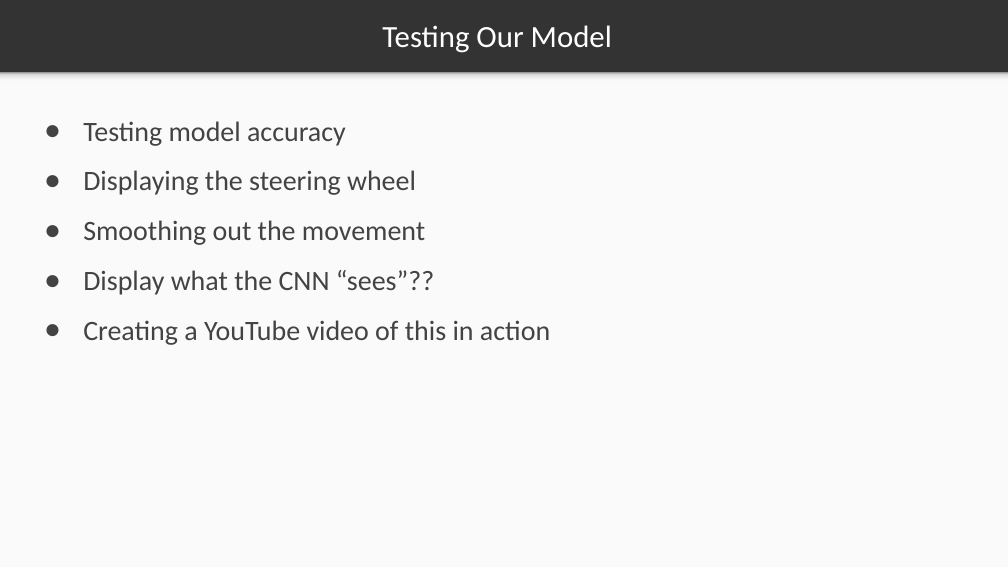
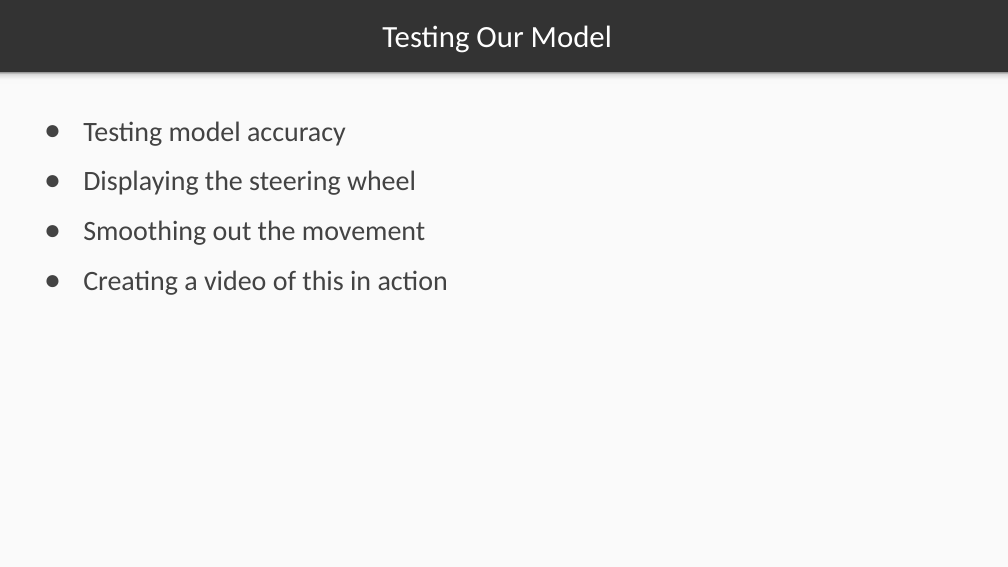
Before and after one commit to markstrefford/1.-Learning-Python-AI-by-Example, a slide deck: slide 22 of 4. Predicting the steering angle of a car/Slides/4.1.pptx. Drawn at 1008x567 pixels with LibreOffice and Linux fonts; fonts in the diff are those of the drawing. Boxes give left, top, right and bottom in pixels: in the first picture for what was removed or moved away, otherwise in the second. Text is boxed around its words. In the diff, an @@ line names an element or a change of style, - is before the commit and + after.

Commit message:
Revised run.py with updated model

```diff
--- a/4. Predicting the steering angle of a car/Slides/4.1.pptx
+++ b/4. Predicting the steering angle of a car/Slides/4.1.pptx
@@ text at (x1=83, y1=270, x2=448, y2=295): text changed @@
-● Display what the CNN “sees”??
-● Creating a YouTube video of this in action
+● Creating a video of this in action
```
Also in this commit, not shown: 1 other slide changed, 1 slide added, 6 other files.
